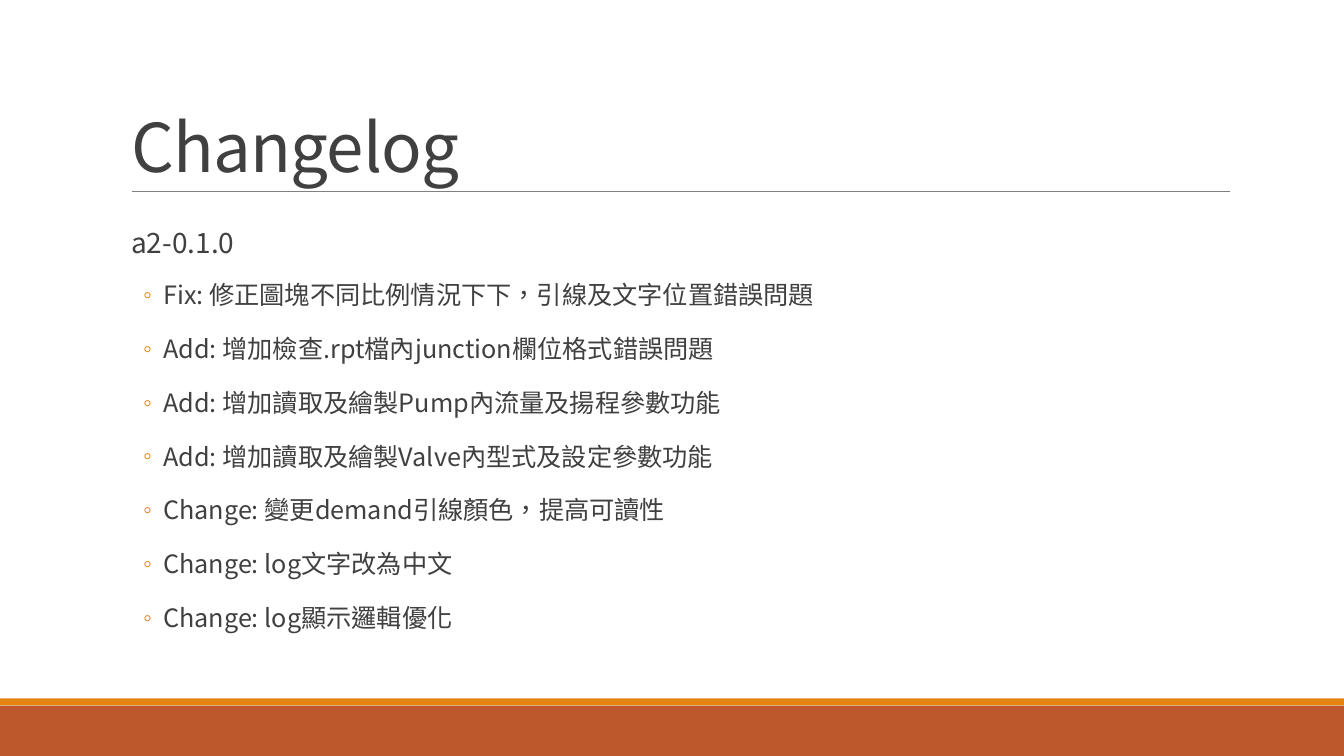
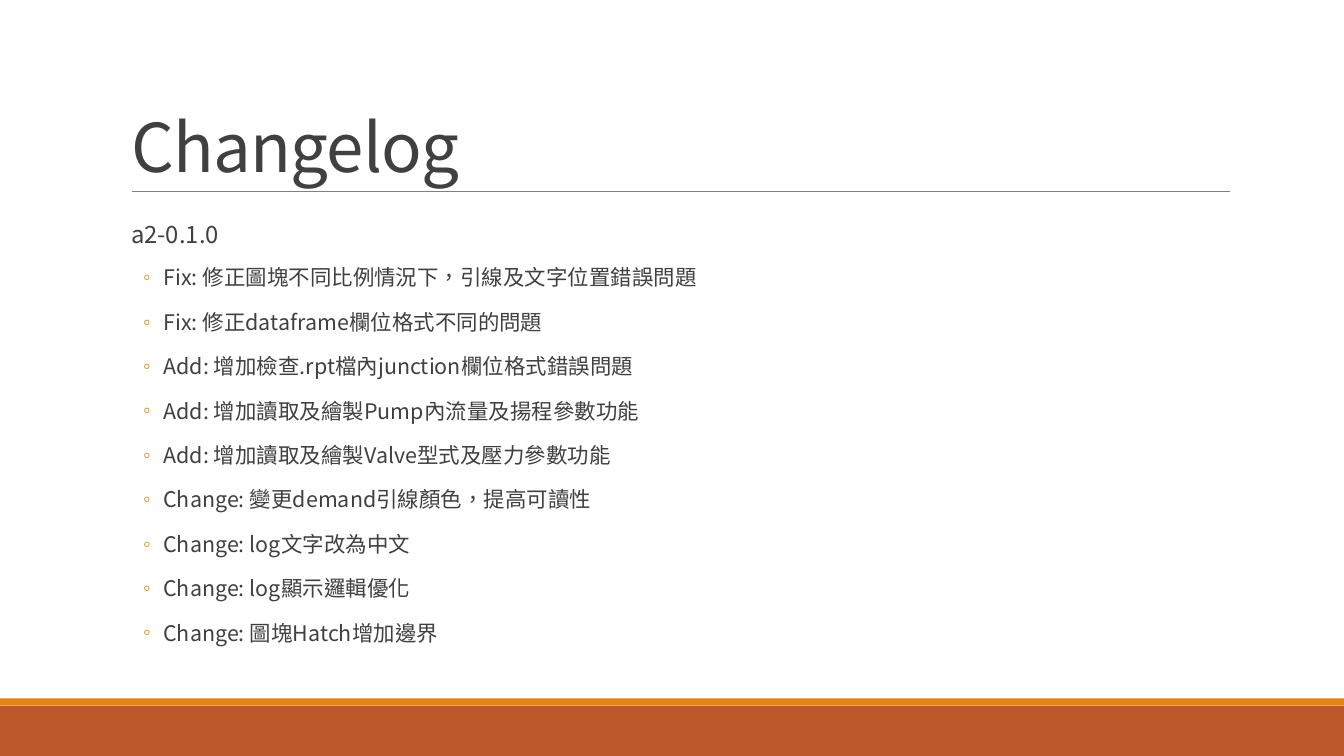
Before and after one commit to lihsin2000/epa2hydchart, a slide deck: slide 2 of 程式說明.pptx. Drawn at 1344x756 pixels with LibreOffice and Linux fonts; fonts in the diff are those of the drawing. Boxes give left, top, right and bottom in pixels: in the first picture for what was removed or moved away, otherwise in the second. Text is boxed around its words. In the diff, an @@ line names an element or a change of style, - is before the commit and + after.

```diff
--- a/程式說明.pptx
+++ b/程式說明.pptx
@@ text at box(131, 225, 639, 602): size 20 to 17 pt in "a2-0.1.0"; size 18 to 15.3 pt in "Add: 增加檢查.rpt檔內junction欄位格式錯誤問題", "Add: 增加讀取及繪製Pump內流量及揚程參數功能", "Change: 變更demand引線顏色，提高可讀性", "Change: log文字改為中文" and 1 more places; line spacing 1.5 to 1.4 @@
@@ text at box(163, 267, 697, 332): text changed; size 18 to 15.3 pt @@
-  ◦ Fix: 修正圖塊不同比例情況下下，引線及文字位置錯誤問題
+  ◦ Fix: 修正圖塊不同比例情況下，引線及文字位置錯誤問題
+  ◦ Fix: 修正dataframe欄位格式不同的問題
@@ text at box(163, 445, 611, 465): text changed; size 18 to 15.3 pt @@
-  ◦ Add: 增加讀取及繪製Valve內型式及設定參數功能
+  ◦ Add: 增加讀取及繪製Valve型式及壓力參數功能
@@ text at box(163, 623, 438, 646): paragraph added @@
+  ◦ Change: 圖塊Hatch增加邊界
```
Also in this commit, not shown: 4 other slides changed, 1 other file.
